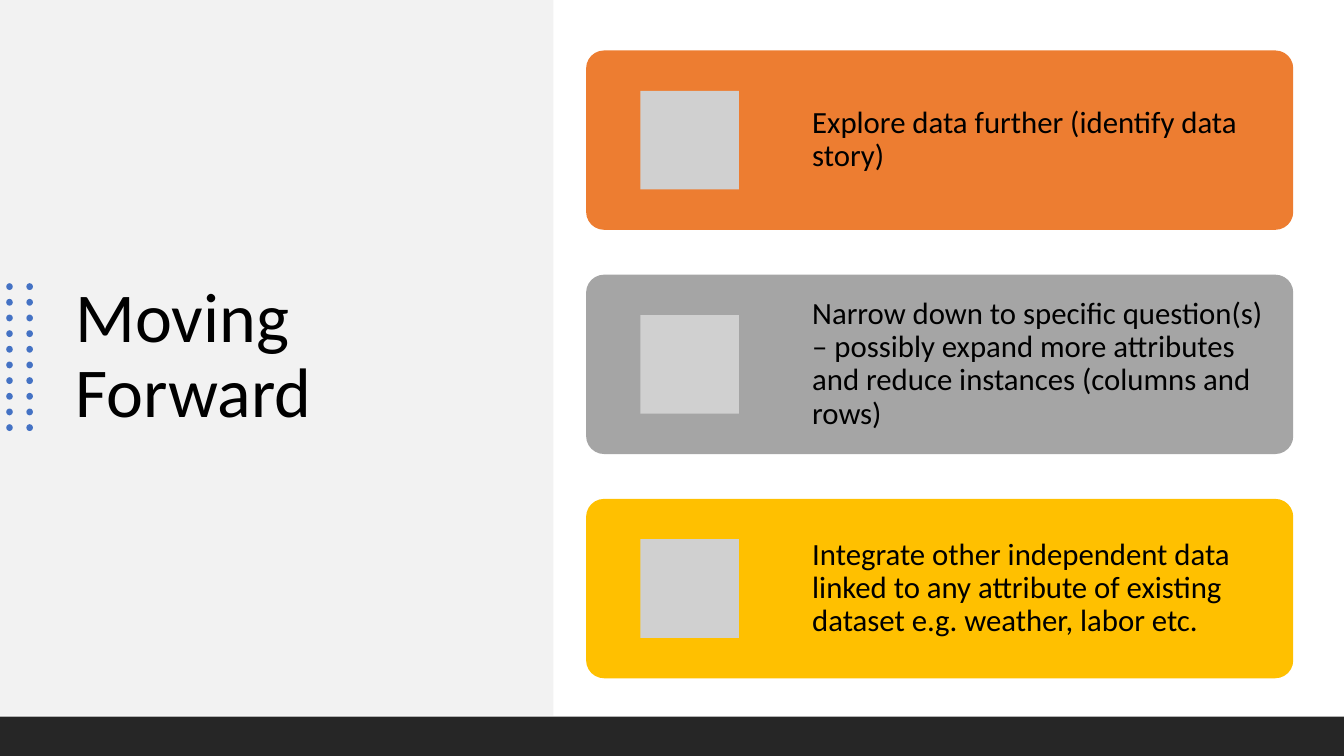
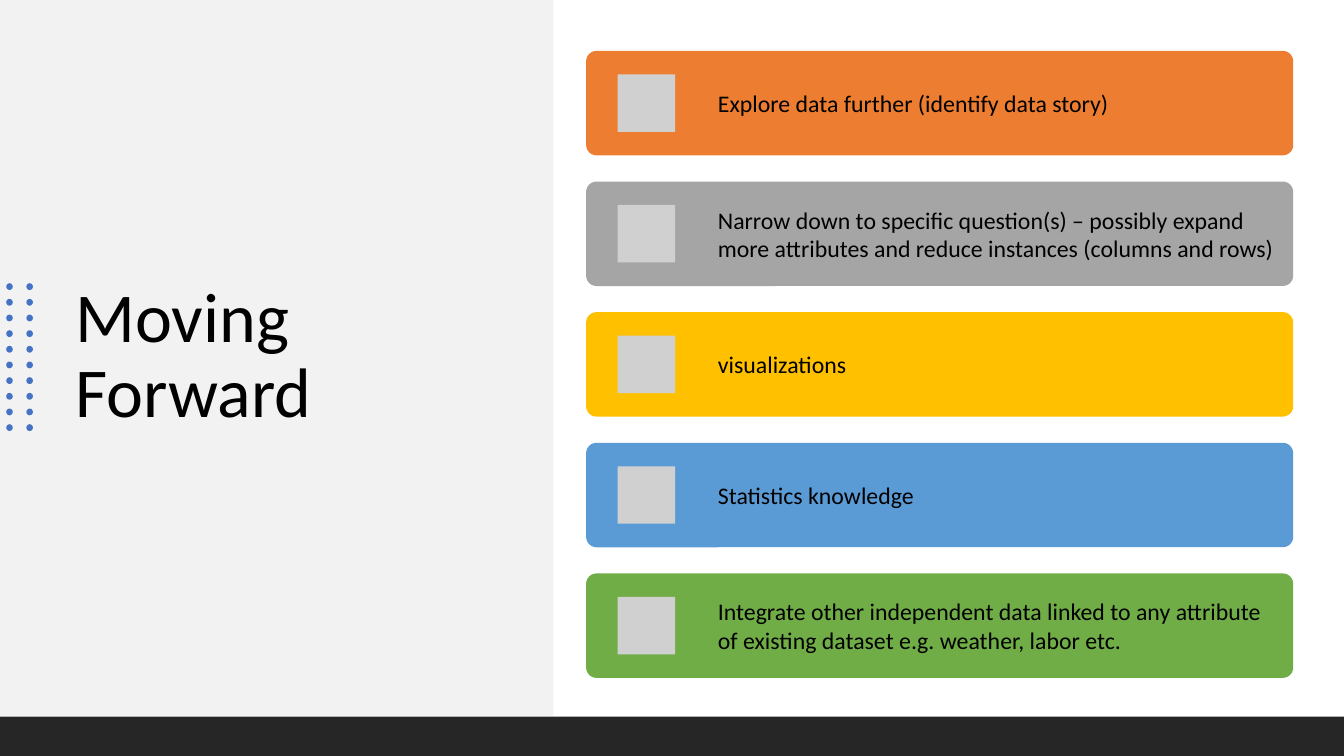
Before and after one commit to hekaplex/2021_04_DSI_WDX2, a slide deck: slide 8 of yanick.anagho@divergence.one/Capstone Presentation_User Ratings - Products.pptx (slide 6 before the commit). Drawn at 1344x756 pixels with LibreOffice and Linux fonts; fonts in the diff are those of the drawing; grey boxes stand for pictures. Boxes give left, top, right and bottom in pixels: in the first picture for what was removed or moved away, otherwise in the second. Text is boxed around its words. In the diff, an @@ line names an element or a change of style, - is before the commit and + after.

```diff
--- a/yanick.anagho@divergence.one/Capstone Presentation_User Ratings - Products.pptx
+++ b/yanick.anagho@divergence.one/Capstone Presentation_User Ratings - Products.pptx
@@ rounded rectangle: place and size @@
-rounded rectangle at (586,50,1294,230)
+rounded rectangle at (586,50,1294,155)
@@ text "Explore data further (identify data ...": place and size @@
-text "Explore data further (identify data ..." at (812,110,1236,171)
+text "Explore data further (identify data ..." at (718,95,1108,116)
@@ picture removed at (640,91,739,190) @@
@@ picture: place and size @@
-picture at (640,316,739,414)
+picture at (618,205,676,262)
@@ size 22 to 17 pt; line spacing 0.9 to 1; less space between paragraphs in 3 elements at (718,95,1108,116), (718,603,1261,653), (718,212,1273,260) @@
@@ text "Narrow down to specific question(s) ...": place and size @@
-text "Narrow down to specific question(s) ..." at (812,301,1262,428)
+text "Narrow down to specific question(s) ..." at (718,212,1273,260)
@@ rounded rectangle: place and size @@
-rounded rectangle at (586,275,1294,455)
+rounded rectangle at (586,313,1294,417)
@@ rounded rectangle at (586,313,1294,417): fill #A5A5A5 to #FFC000 @@
@@ picture: place and size @@
-picture at (640,539,739,638)
+picture at (618,336,676,393)
@@ rounded rectangle: place and size @@
-rounded rectangle at (586,499,1294,679)
+rounded rectangle at (586,574,1294,679)
@@ rounded rectangle at (586,574,1294,679): fill #FFC000 to #70AD47 @@
@@ group added at (586,75,1294,654): 3 pictures, 2 rounded rectangles, 2 texts @@
+visualizations
+Statistics knowledge
@@ text "Integrate other independent data linked ...": place and size @@
-text "Integrate other independent data linked ..." at (812,543,1229,637)
+text "Integrate other independent data linked ..." at (718,603,1261,653)
```
Also in this commit, not shown: 2 slides added.
